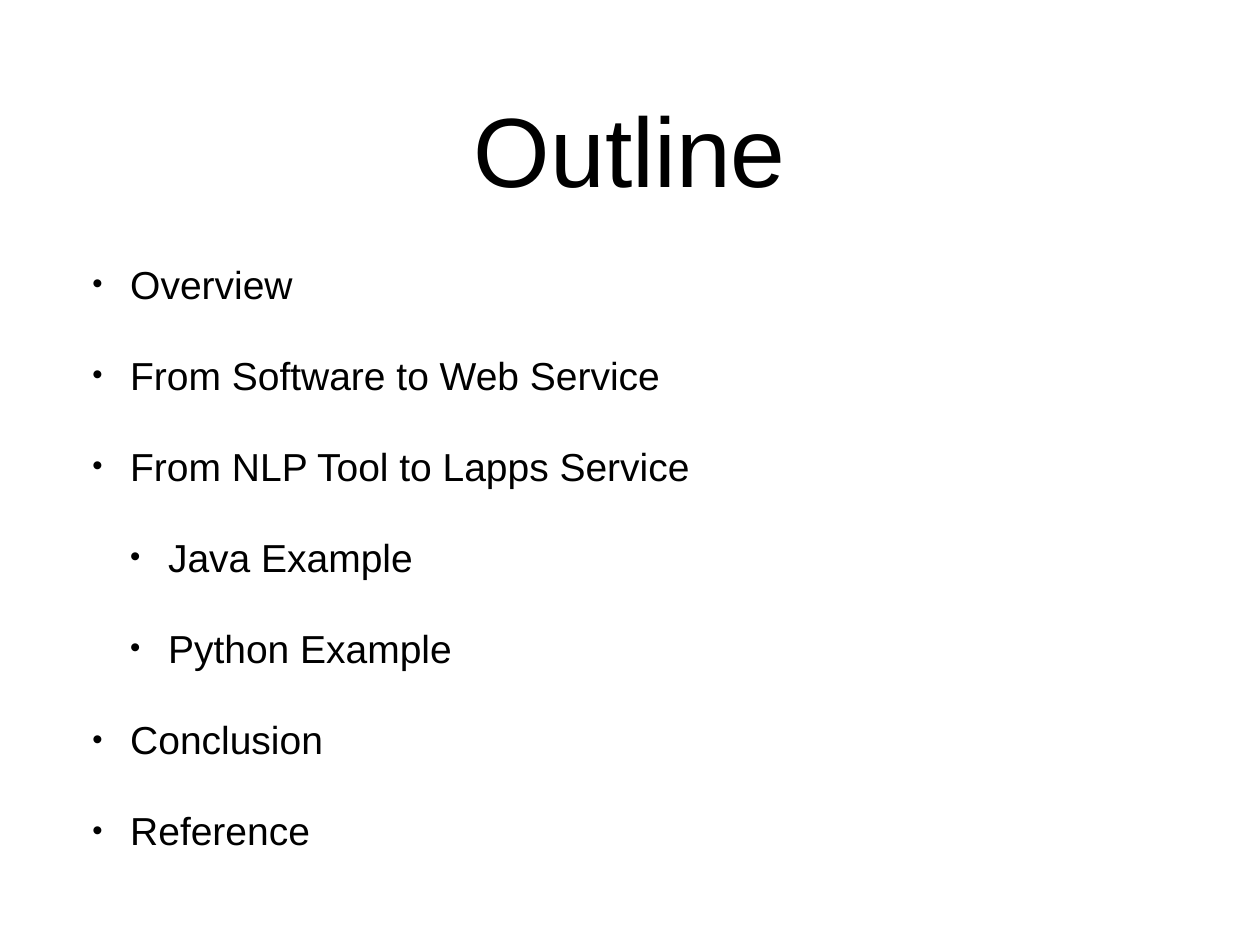
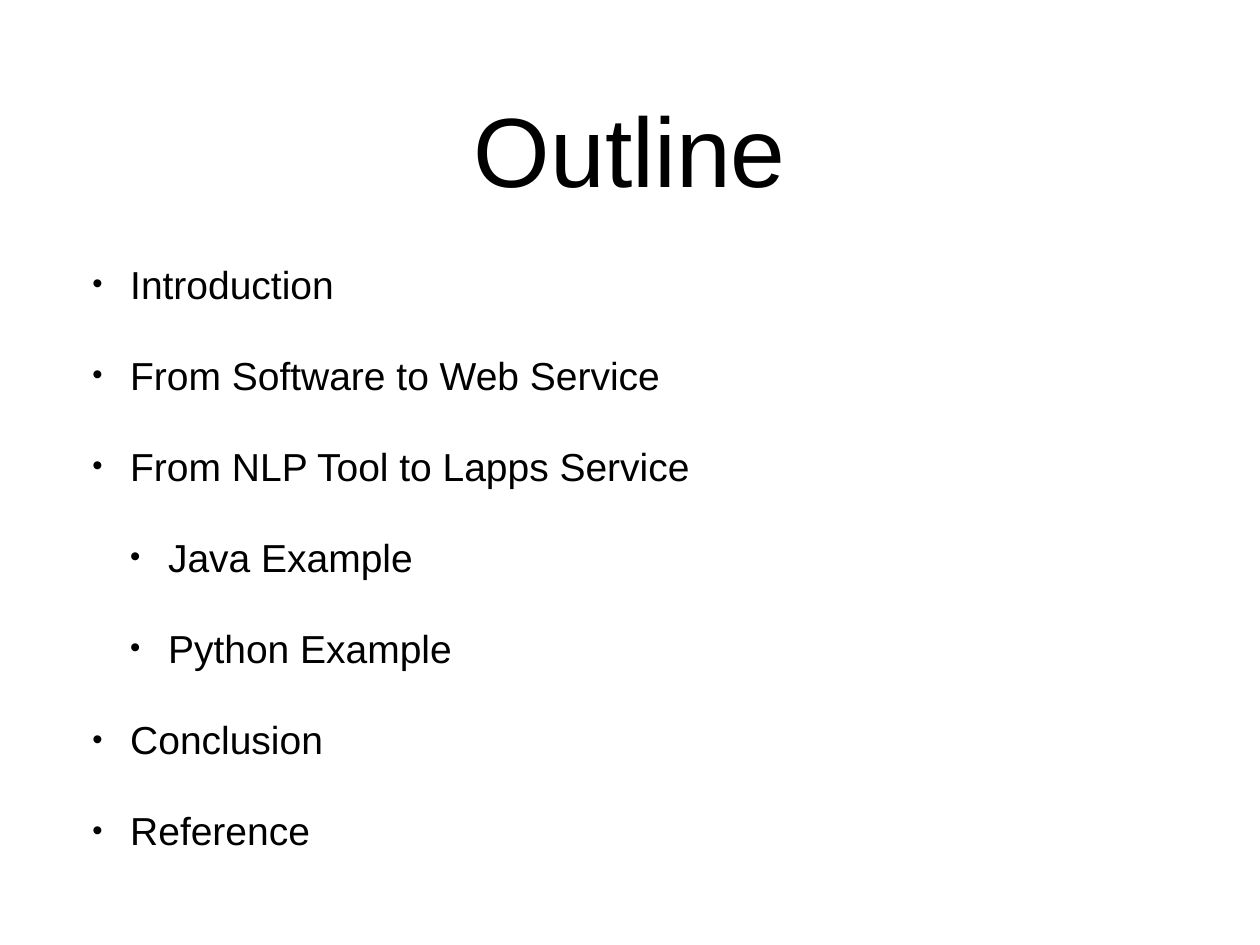
Before and after one commit to chunqishi/lrec2014_part2, a slide deck: slide 2 of lrec_service_wrapping 2014-05-20.pptx. Drawn at 1260x945 pixels with LibreOffice and Linux fonts; fonts in the diff are those of the drawing. Boxes give left, top, right and bottom in pixels: in the first picture for what was removed or moved away, otherwise in the second. Text is boxed around its words. In the diff, an @@ line names an element or a change of style, - is before the commit and + after.

```diff
--- a/lrec_service_wrapping 2014-05-20.pptx
+++ b/lrec_service_wrapping 2014-05-20.pptx
@@ text at (x1=130, y1=270, x2=334, y2=300): text changed @@
-• Overview
+• Introduction
```
Also in this commit, not shown: 5 other slides changed, 4 slides added, 2 slides removed, 5 other files.
